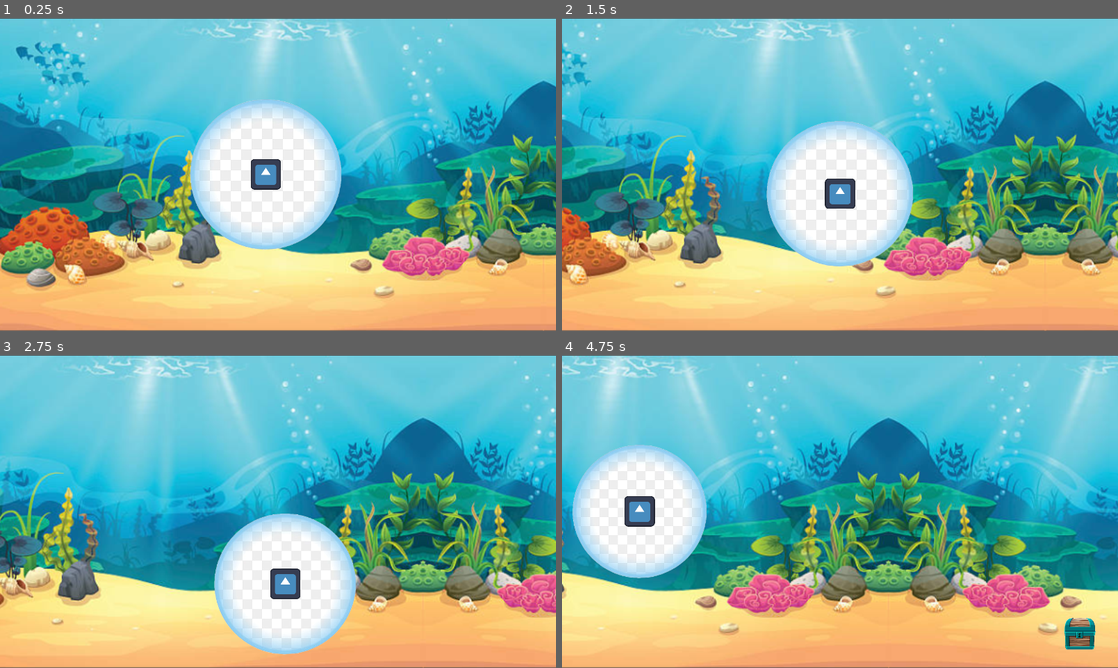
Above: before the commit, frames 1-4 (two rows, left to right).
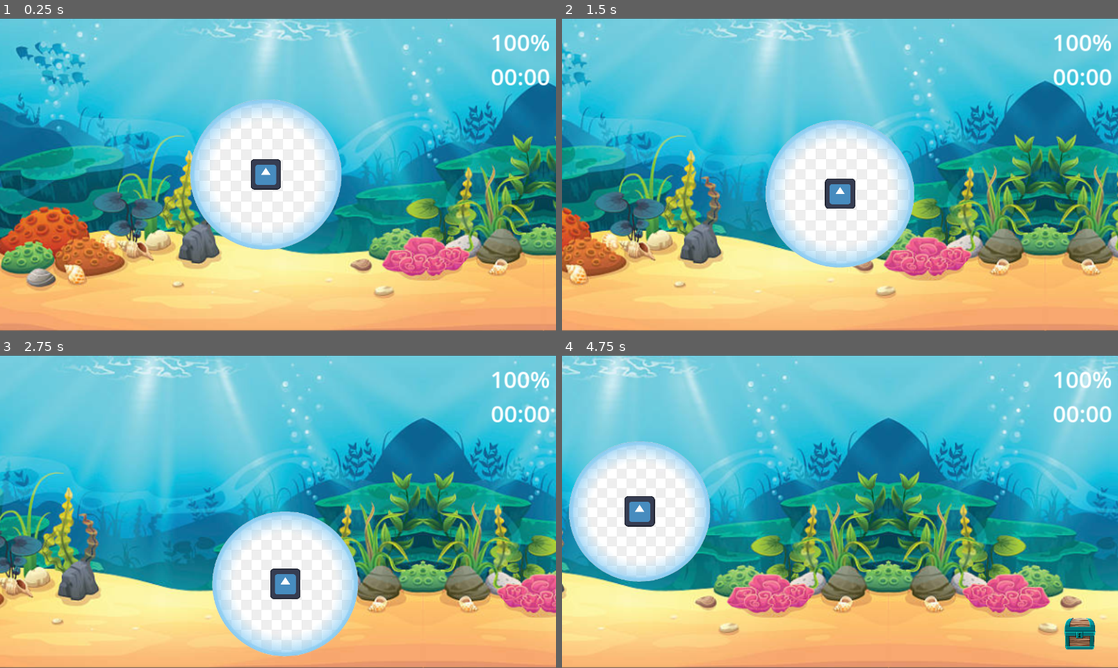
Above: after the commit, the same moments.

Repository: ReyCristian/Babelki
Game: Godot game, scene res://main.tscn
The game is run twice, just before and just after one commit, with the same random seed, the same clock (stepped at 60 frames per second) and the same inputs. The engine's default icon, where the game draws it, is replaced by a stand-in: a white triangle on a blue panel in a dark square.
Inputs:
- Up to frame 1 (0.25 s): no input
- Up to frame 2 (1.5 s): hold Right (ui_right) 0.53-1.28 s; hold Down (ui_down) from 1.28 s (still down)
- Up to frame 3 (2.75 s): release Down (ui_down) at 2.03 s; hold Right (ui_right) from 2.03 s (still down)
- Up to frame 4 (4.75 s): release Right (ui_right) at 2.78 s; hold Up (ui_up) 2.78-3.53 s; hold Left (ui_left) from 3.53 s (still down)

The runs differ from the first frame. In frame 1, 0.7% of the frame differs, in the area x 34-99%, y 5-74%; in frame 2, 1.0%; in frame 3, 1.6%; in frame 4, 2.6%, in the area x 1-99%, y 5-73%.

Commit message:
burbujas flotan

Diff:
--- a/Burbuja_player.gd
+++ b/Burbuja_player.gd
@@ -3,6 +3,8 @@
 @export var velocidad_perdida = 0.05;
 @export var tamaño_minimo: int;
 @export var player:Player;
+
+var oxigeno = 1.0;
 
 # Called every frame. 'delta' is the elapsed time since the previous frame.
 func _process(delta: float) -> void:
--- a/area_2d.gd
+++ b/area_2d.gd
@@ -7,7 +7,8 @@
 
 func _ready() -> void:
 	color_bubbles()
-
+	tamaño_burbuja()
+	flotar()
 
 
 
@@ -22,6 +23,16 @@
 	if cantidad_aire<0:
 		modulate = Color("c10011")
 
+func tamaño_burbuja():
+	var escala = (abs(cantidad_aire)+0.01) / 0.04
+	scale = Vector2(escala,escala)
+
+
+func flotar():
+	#var random_start = randi_range(0, $AnimationPlayer.current_animation_length)
+	#$AnimationPlayer.seek(random_start, true)
+	$AnimationPlayer.play("flotar")
+
 
 
 
--- a/burbuja_inicial.tscn
+++ b/burbuja_inicial.tscn
@@ -6,14 +6,57 @@
 [sub_resource type="CircleShape2D" id="CircleShape2D_iras2"]
 radius = 18.0
 
+[sub_resource type="Animation" id="Animation_siu3l"]
+resource_name = "flotar"
+length = 3.0
+loop_mode = 1
+step = 0.5
+tracks/0/type = "value"
+tracks/0/imported = false
+tracks/0/enabled = true
+tracks/0/path = NodePath("CollisionShape2D:position")
+tracks/0/interp = 1
+tracks/0/loop_wrap = true
+tracks/0/keys = {
+"times": PackedFloat32Array(0, 0.5, 1, 1.5, 2, 2.5, 3),
+"transitions": PackedFloat32Array(1, 1, 1, 1, 1, 1, 1),
+"update": 0,
+"values": [Vector2(-20, 0), Vector2(0, 0), Vector2(-4, 0), Vector2(18, 0), Vector2(5.33333, 0), Vector2(0, 0), Vector2(-20, 0)]
+}
+
+[sub_resource type="Animation" id="Animation_ijcyt"]
+length = 0.001
+tracks/0/type = "value"
+tracks/0/imported = false
+tracks/0/enabled = true
+tracks/0/path = NodePath("CollisionShape2D:position")
+tracks/0/interp = 1
+tracks/0/loop_wrap = true
+tracks/0/keys = {
+"times": PackedFloat32Array(0),
+"transitions": PackedFloat32Array(1),
+"update": 0,
+"values": [Vector2(0, 0)]
+}
+
+[sub_resource type="AnimationLibrary" id="AnimationLibrary_gys2f"]
+_data = {
+"RESET": SubResource("Animation_ijcyt"),
+"flotar": SubResource("Animation_siu3l")
+}
+
 [node name="Burbuja_Inicial" type="Area2D"]
 script = ExtResource("1_4m8ea")
 
-[node name="Bubuja" type="Sprite2D" parent="."]
+[node name="CollisionShape2D" type="CollisionShape2D" parent="."]
+shape = SubResource("CircleShape2D_iras2")
+
+[node name="Bubuja" type="Sprite2D" parent="CollisionShape2D"]
 position = Vector2(0.5, 0.500002)
 scale = Vector2(0.102778, 0.102778)
 texture = ExtResource("2_3jflk")
 
-[node name="CollisionShape2D" type="CollisionShape2D" parent="."]
-visible = false
-shape = SubResource("CircleShape2D_iras2")
+[node name="AnimationPlayer" type="AnimationPlayer" parent="."]
+libraries = {
+"": SubResource("AnimationLibrary_gys2f")
+}
--- a/cofre.gd
+++ b/cofre.gd
@@ -23,7 +23,7 @@
 		is_shooting = true
 		$shoot_timer.start()  # Comienza a disparar burbujas
 		$shoot_duration_timer.start()  # Comienza la cuenta regresiva del tiempo de disparo
-		cantidad=randf_range(-0.04,0.05)
+		cantidad=randf_range(-0.03,0.03)
 
 
 
--- a/main.tscn
+++ b/main.tscn
@@ -1,11 +1,17 @@
-[gd_scene load_steps=5 format=3 uid="uid://cce44wngl1yfa"]
+[gd_scene load_steps=6 format=3 uid="uid://cce44wngl1yfa"]
 
+[ext_resource type="AudioStream" uid="uid://dwx30oluw5s55" path="res://recursos/musica/audio 3.mp3" id="1_2ljj2"]
 [ext_resource type="Script" path="res://main.gd" id="1_7jjyr"]
 [ext_resource type="Texture2D" uid="uid://bkj6h1cg44itn" path="res://recursos/entorno/fondo pecera.png" id="2_w1d6x"]
 [ext_resource type="Script" path="res://generador_de_cofres.gd" id="4_tw68s"]
 [ext_resource type="Script" path="res://Movimiento_fondo.gd" id="4_w6jmw"]
 
 [node name="Main" type="Node2D"]
+
+[node name="Audio3" type="AudioStreamPlayer" parent="."]
+stream = ExtResource("1_2ljj2")
+volume_db = -30.0
+autoplay = true
 
 [node name="Agua" type="Node2D" parent="."]
 script = ExtResource("1_7jjyr")
--- a/player.gd
+++ b/player.gd
@@ -6,13 +6,11 @@
 
 var en_burbuja = true;
 
-
 func _physics_process(delta):
 	if en_burbuja:
 		nadar();
 	else:
 		caer();
-
 	handle_movement(delta);
 
 func handle_movement(delta):
--- a/player.tscn
+++ b/player.tscn
@@ -17,6 +17,7 @@
 [node name="Area2D" type="Area2D" parent="." node_paths=PackedStringArray("player")]
 scale = Vector2(2, 2)
 script = ExtResource("2_5d8wt")
+velocidad_perdida = 0.03
 "tamaño_minimo" = 100
 player = NodePath("..")
 
@@ -36,4 +37,28 @@
 scale = Vector2(0.492188, 0.492188)
 texture = ExtResource("3_lcfq3")
 
+[node name="CanvasLayer" type="CanvasLayer" parent="."]
+
+[node name="VBoxContainer" type="VBoxContainer" parent="CanvasLayer"]
+offset_left = 1016.0
+offset_top = 16.0
+offset_right = 1140.0
+offset_bottom = 154.0
+
+[node name="oxigeno" type="Label" parent="CanvasLayer/VBoxContainer"]
+layout_mode = 2
+size_flags_horizontal = 8
+size_flags_vertical = 0
+tooltip_text = "El oxigeno que te queda"
+theme_override_font_sizes/font_size = 48
+text = "100%"
+horizontal_alignment = 2
+
+[node name="Tiempo" type="Label" parent="CanvasLayer/VBoxContainer"]
+layout_mode = 2
+tooltip_text = "El tiempo que sobreviviste esta partida"
+theme_override_font_sizes/font_size = 48
+text = "00:00"
+horizontal_alignment = 2
+
 [connection signal="area_entered" from="Area2D" to="Area2D" method="_on_area_entered"]
Not shown: 1 places in burbuja_inicial.tscn that only renumber resources
Not shown, added: recursos/musica/audio 3.mp3.import
Not shown, added: recursos/musica/audio 3.mp3
